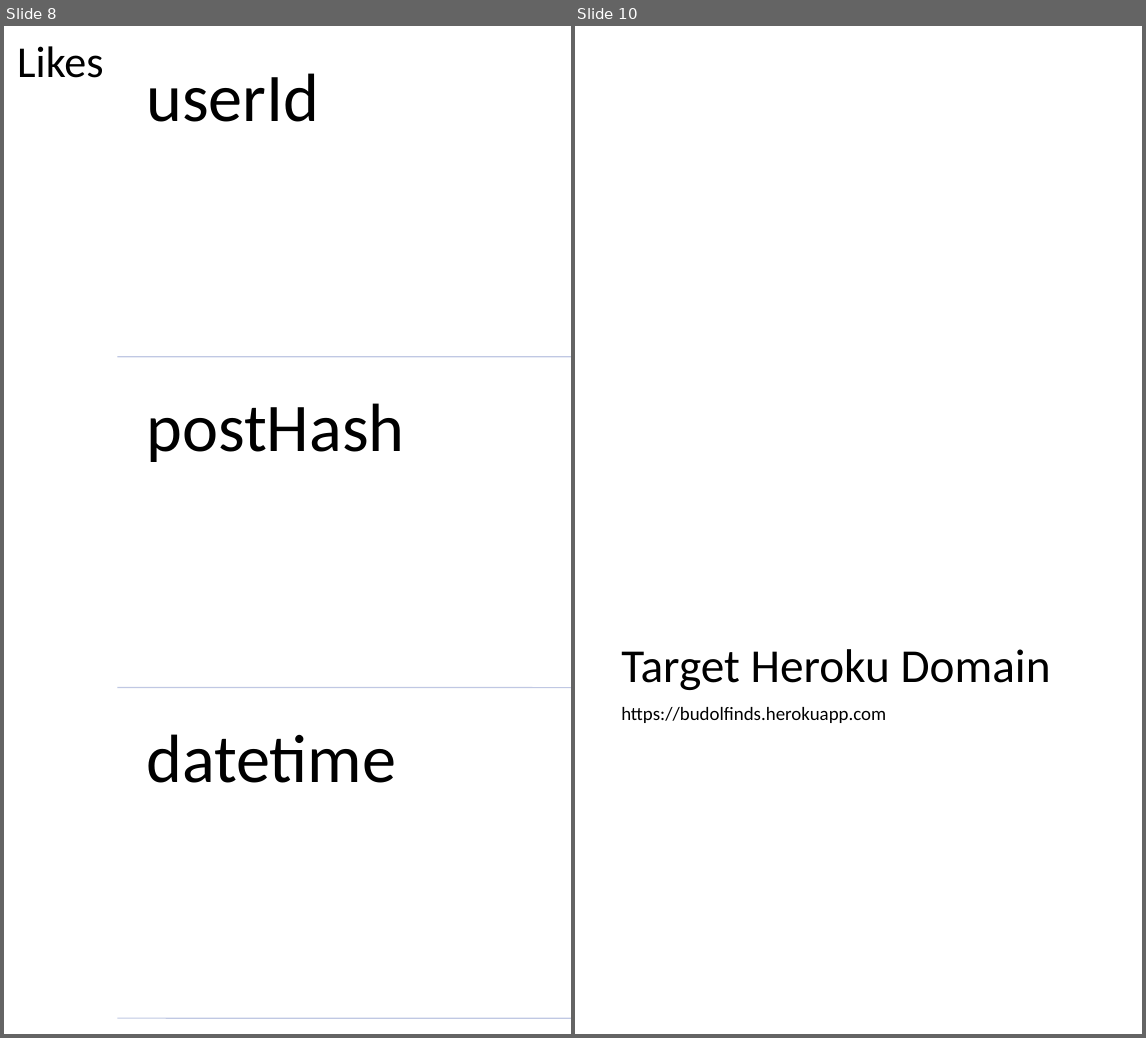
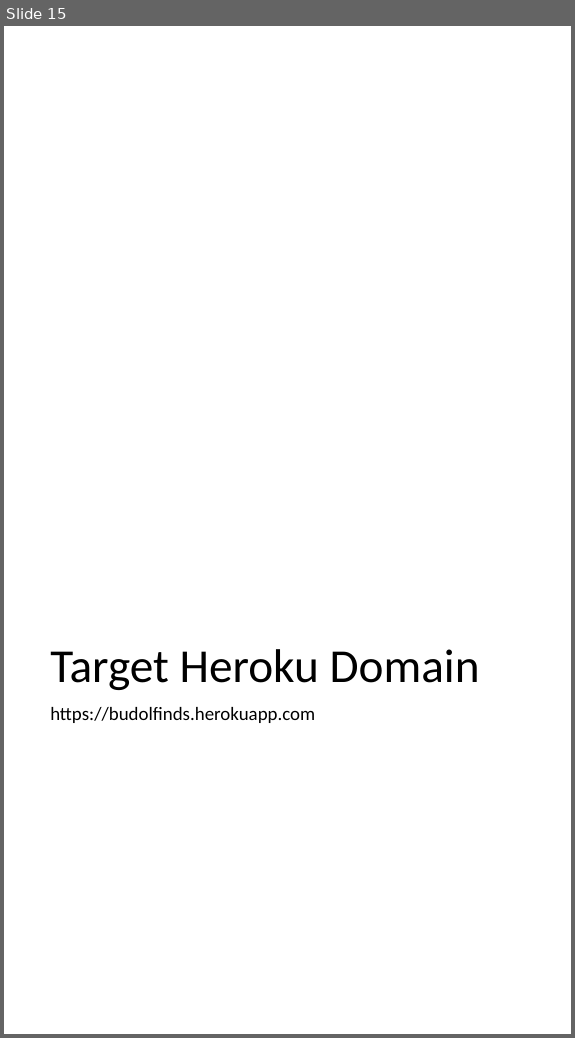
Before and after one commit to jm55/CCAPDEV-MCO, a slide deck: Documentation/MCO Design.pptx. Shown side by side, each under a label of ours: slides 8 and 10 before the commit, slide 15 after it; the slides between them are not shown. The pictures are 1146x1038 and 575x1038 pixels, drawn with LibreOffice and Linux fonts; fonts in the diff are those of the drawing. Boxes give left, top, right and bottom in pixels: in the first picture for what was removed or moved away, otherwise in the second. Text is boxed around its words. In the diff, an @@ line names an element or a change of style, - is before the commit and + after.

```diff
--- a/Documentation/MCO Design.pptx
+++ b/Documentation/MCO Design.pptx
@@ slide 8 removed at (4, 26, 571, 1034), background #FFFFFF @@
@@ group removed at (17, 46, 571, 1018): 4 texts, 3 lines @@
-Likes
-userId
-postHash
-datetime
@@ what was slide 10 is now slide 15 @@
```
Also in this commit, not shown: 8 slides changed, 6 slides added, 13 other files.
